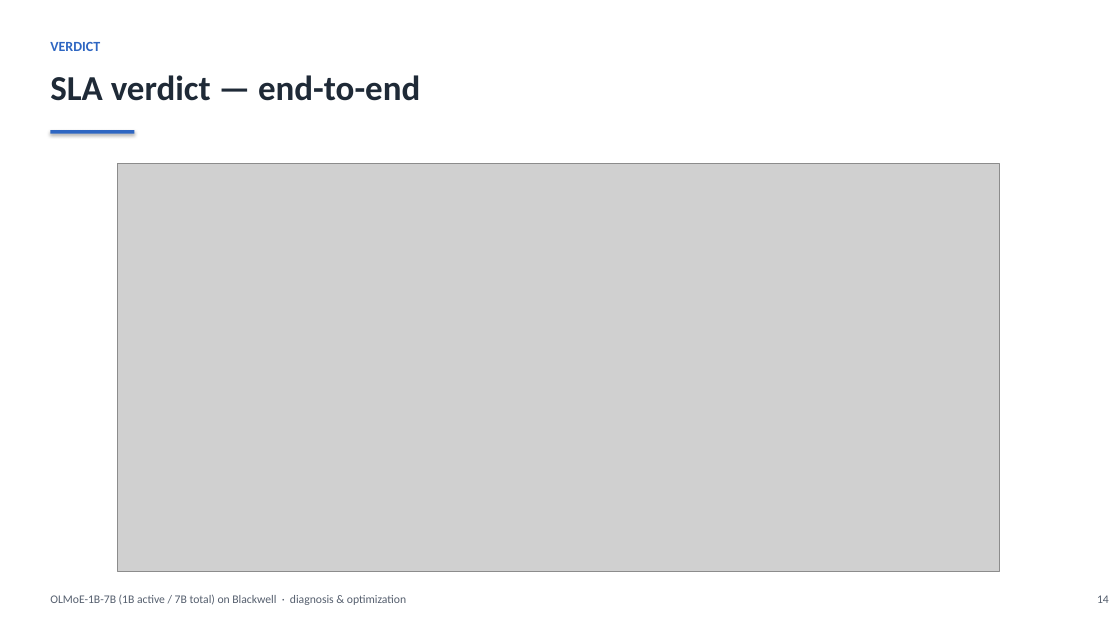
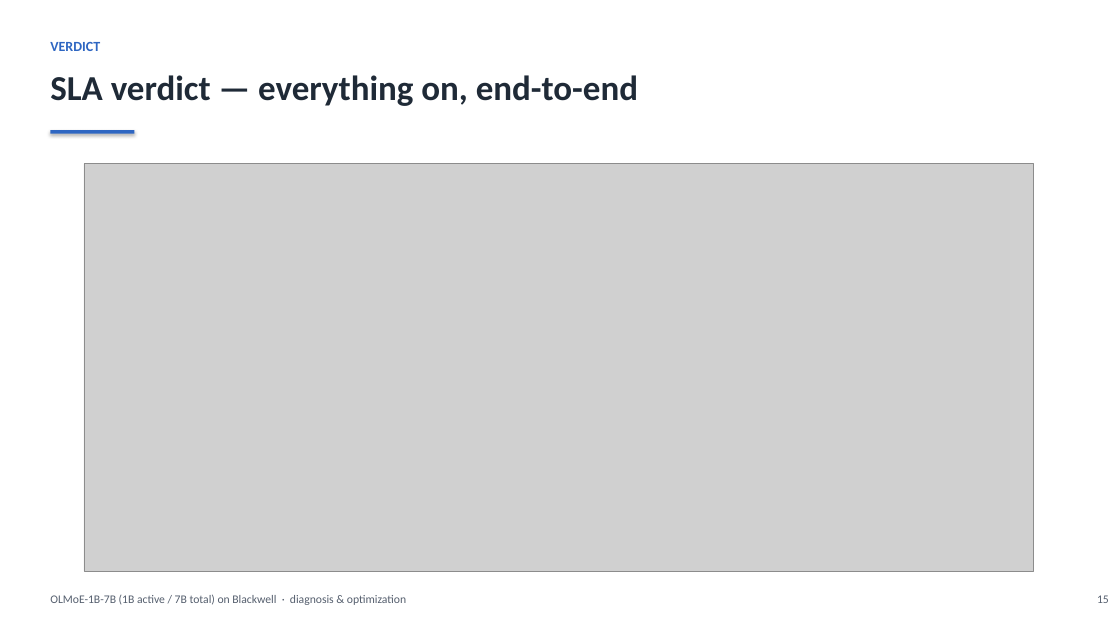
Before and after one commit to harishvs/moe-inference-optimize, a slide deck: slide 15 of talk/deck.pptx (slide 14 before the commit). Drawn at 1120x630 pixels with LibreOffice and Linux fonts; fonts in the diff are those of the drawing; grey boxes stand for pictures. Boxes give left, top, right and bottom in pixels: in the first picture for what was removed or moved away, otherwise in the second. Text is boxed around its words. In the diff, an @@ line names an element or a change of style, - is before the commit and + after.

```diff
--- a/talk/deck.pptx
+++ b/talk/deck.pptx
@@ text at [50,75,638,106]: text changed @@
-SLA verdict — end-to-end
+SLA verdict — everything on, end-to-end
@@ picture: place and size @@
-picture at [118,164,1000,571]
+picture at [84,164,1033,571]
@@ text at [1097,595,1109,603]: text changed @@
-14
+15
```
Also in this commit, not shown: 9 other slides changed, 3 slides added, 54 other files.
